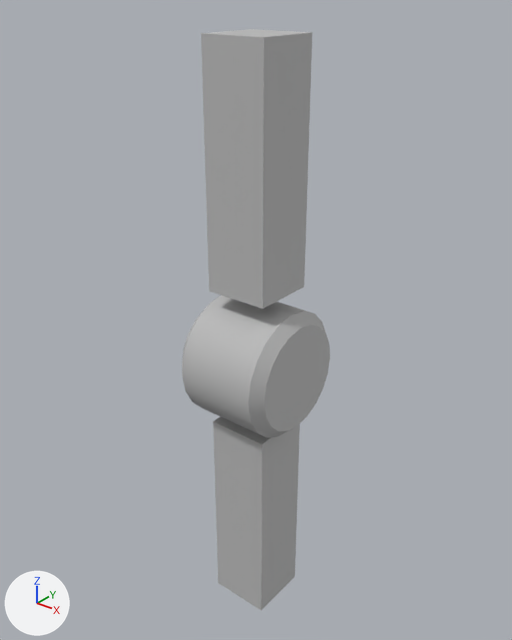
The FBX model AegisEngine/asset/model/kakunin_joint.fbx, before and after one commit.
Before and after are seen from a camera (50 mm lens) standing at (0.0602, -0.0755, 0.0515) and looking at (-0.0017, 0.0018, 0.0035). The axes (+X, +Y, +Z) are drawn at lower left. The lights are the same throughout. Where no turn or scale is listed for an object, it has been applied to the vertices.

Script lines for the objects in view, before the commit:
```python
me_untitled = bpy.data.meshes.new('Untitled')
me_untitled.from_pydata(...)  # 98 vertices, 112 faces; spans x -0.008..0.008, y -0.01..0.01, z -0.0482..0.045
me_untitled.materials.append(mat_lambert2)  # grey #bcbcbc
ob_elbow1 = bpy.data.objects.new('elbow1', me_untitled)
ob_elbow1.location = (0.0, 0.0, 0.0)
```
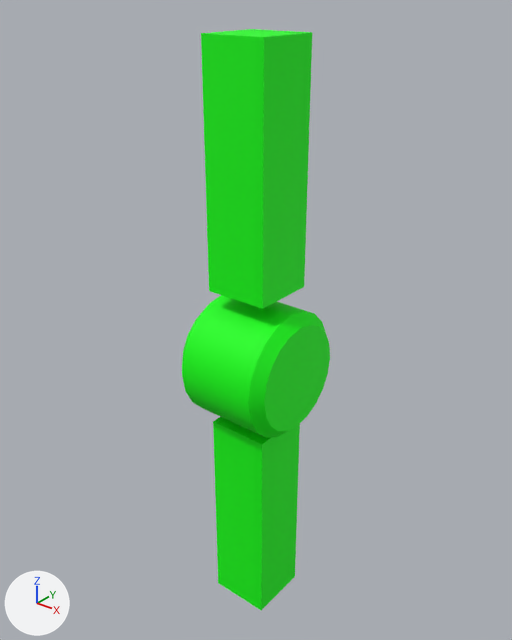
The edits, one by one:
Picture 'hou.png' (img_hou_png) is new.
Material 'Material.001' (mat_material_001) is new.
Its texture is img_hou_png (with its transparency).
Its roughness is 0.69.
me_untitled has 98 vertices, 112 faces and spans x -0.008..0.008, y -0.01..0.01, z -0.0482..0.045.
me_untitled no longer uses material mat_lambert2 (grey #bcbcbc).
me_untitled now uses material mat_material_001 (picture img_hou_png).

Location of each change, [x1, y1, x2, y2] in pixels of the pictures (512 x 640 px):
'elbow1', recoloured (grey to green): [182, 29, 330, 610] in both
